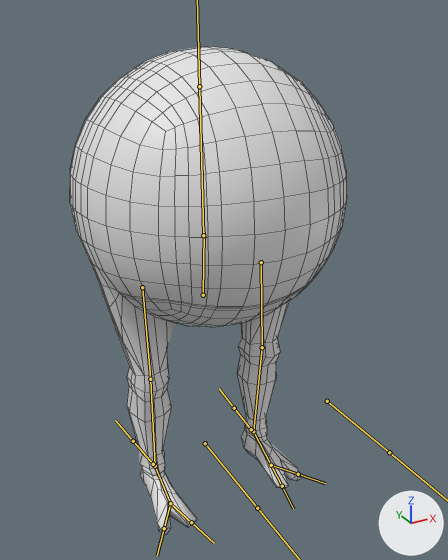
A saved change to the FBX model Assets/Models/Player.fbx.
Both versions are drawn from a camera (50 mm lens) standing at (-1.28, -2.5, 2.37) and looking at (0.07, -0.04, 1.14). Lighting does not change. The marker at lower right points along +X, +Y and +Z. The bones that bend it are drawn over the model as lines. Mesh edges are drawn as thin lines.
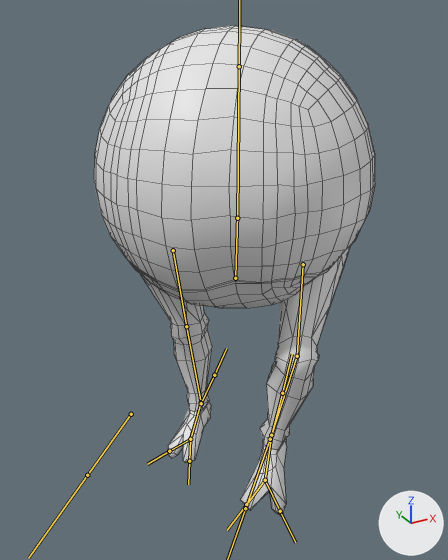
The newer file adds an action. The first version stands in its rest pose; the second is drawn at frame 29 of the action 'Armature|Walk_diag_R'.

Pixel boxes (x1, y1, x2, y2) of what changed, in the pictures (448 x 560 px):
'Cube.001', posed: before (70, 46, 347, 535); after (94, 26, 375, 516)
bone 'Hips', root to tip: before (203, 295) to (204, 232); after (235, 278) to (237, 214)
bone 'Upper Leg.L', root to tip: before (261, 262) to (262, 347); after (303, 264) to (297, 356)
bone 'Lower Leg.L', root to tip: before (262, 347) to (253, 431); after (297, 356) to (271, 435)
bone 'Foot.L', root to tip: before (253, 431) to (271, 465); after (271, 435) to (265, 480)
bone 'Right Toe.L', root to tip: before (271, 465) to (282, 486); after (265, 480) to (246, 504)
bone 'Left Toe.L', root to tip: before (271, 465) to (298, 474); after (265, 480) to (280, 511)
bone 'Spine', root to tip: before (203, 235) to (199, 86); after (237, 218) to (239, 66)
bone 'Upper Leg.R', root to tip: before (142, 287) to (150, 379); after (173, 250) to (186, 326)
bone 'Lower Leg.R', root to tip: before (150, 379) to (155, 466); after (186, 326) to (201, 402)
bone 'Foot.R', root to tip: before (155, 466) to (170, 503); after (201, 402) to (190, 439)
bone 'Right Toe.R', root to tip: before (170, 503) to (191, 522); after (190, 439) to (189, 461)
bone 'Left Toe.R', root to tip: before (170, 503) to (164, 528); after (190, 439) to (169, 451)
bone 'Leg IK.L', root to tip: before (251, 429) to (234, 408); after (271, 435) to (282, 393)
bone 'Leg IK.R', root to tip: before (153, 464) to (133, 441); after (201, 403) to (214, 375)

The edits, one by one:
Bone 'Hips' (bone_hips) moves from (0.0, 0.0, 0.0) to (0.154, 0.089, 0.057).
Bone 'Hips' (bone_hips) turns from (0, 0, 0) to (1, -43, 0) degrees about its own x, y and z.
Bone 'Upper Leg.L' (bone_upper_leg_l) turns from (0, 0, 0) to (-5, -4, 52) degrees about its own x, y and z.
Bone 'Lower Leg.L' (bone_lower_leg_l) turns from (0, 0, 0) to (63, -5, 8) degrees about its own x, y and z.
Bone 'Foot.L' (bone_foot_l) turns from (0, 0, 0) to (-18, 13, 2) degrees about its own x, y and z.
Bone 'Right Toe.L' (bone_right_toe_l) turns from (0, 0, 0) to (22, -10, -11) degrees about its own x, y and z.
Bone 'Left Toe.L' (bone_left_toe_l) turns from (0, 0, 0) to (-21, -5, 5) degrees about its own x, y and z.
Bone 'Spine' (bone_spine) turns from (0, 0, 0) to (2, 0, 1) degrees about its own x, y and z.
Bone 'Upper Leg.R' (bone_upper_leg_r) turns from (0, 0, 0) to (-4, 4, -16) degrees about its own x, y and z.
Bone 'Lower Leg.R' (bone_lower_leg_r) turns from (0, 0, 0) to (-8, 0, 1) degrees about its own x, y and z.
Bone 'Foot.R' (bone_foot_r) turns from (0, 0, 0) to (-8, -3, -2) degrees about its own x, y and z.
Bone 'Right Toe.R' (bone_right_toe_r) turns from (0, 0, 0) to (12, -1, 4) degrees about its own x, y and z.
Bone 'Left Toe.R' (bone_left_toe_r) turns from (0, 0, 0) to (21, 14, 7) degrees about its own x, y and z.
Bone 'Leg IK.L' (bone_leg_ik_l) moves from (0.0, 0.0, 0.0) to (-0.119, -0.476, 0.331).
Bone 'Leg IK.L' (bone_leg_ik_l) turns from (0, 0, 0) to (29, 0, -42) degrees about its own x, y and z.
Bone 'Leg IK.R' (bone_leg_ik_r) moves from (0.0, 0.0, 0.0) to (0.438, 0.196, 0.112).
Bone 'Leg IK.R' (bone_leg_ik_r) turns from (0, 0, 0) to (16, 3, -53) degrees about its own x, y and z.
